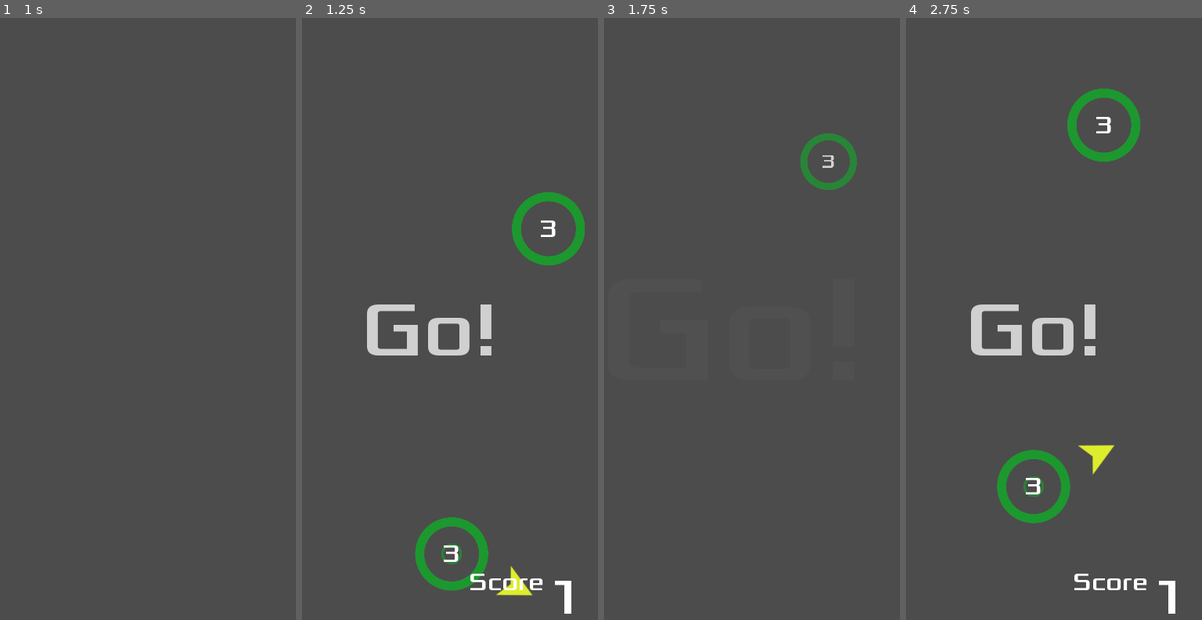
Above: before the commit, frames 1-4 (left to right).
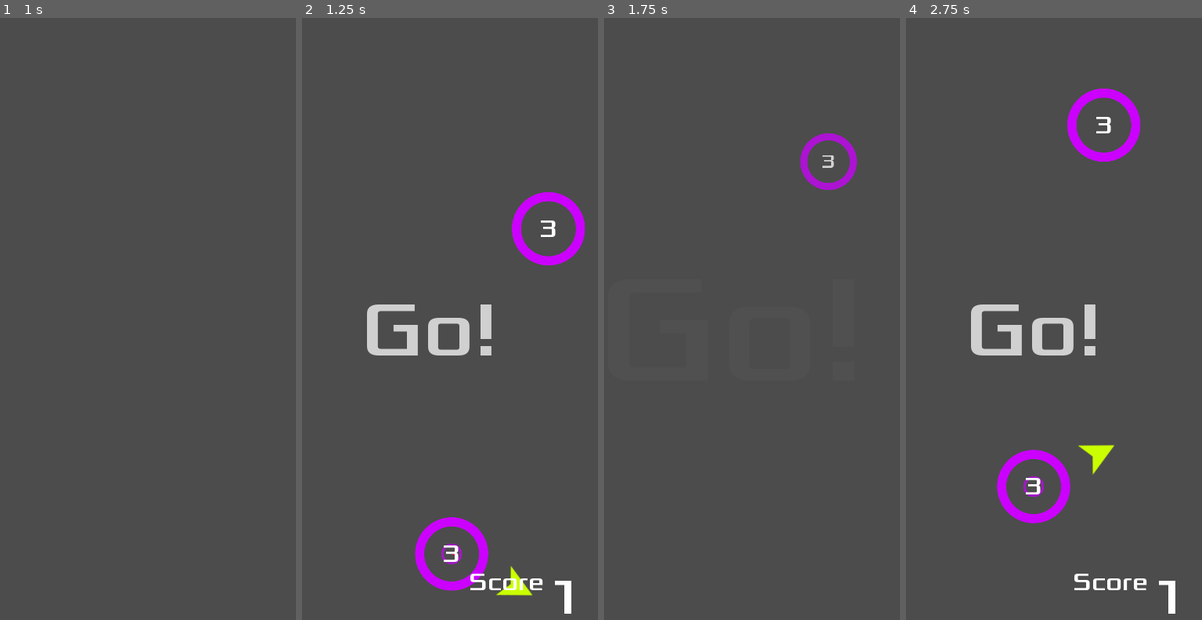
Above: after the commit, the same moments.

Repository: stewchan/circle-jump
Game: Godot game, scene res://objects/Main.tscn
Same seed, same stepped clock (60 frames per second), same inputs: the game is played once before the commit and once after it.
Inputs (mouse positions are in pixels of both pictures, inside the frame that each line leads up to):
- Up to frame 1 (1 s): click (59, 204) at 0.5 s
- Up to frame 2 (1.25 s): no input
- Up to frame 3 (1.75 s): move the mouse to (805, 300) at 1.27 s; click (805, 300) at 1.42 s
- Up to frame 4 (2.75 s): click (1071, 204) at 2 s

Frame 1 is identical in both runs. In frame 2, 2.4% of the frame differs, in the area x 38-96%, y 28-96%; in frame 3, 0.6%; in frame 4, 2.4%, in the area x 30-80%, y 11-84%.

Commit message:
Add levels

Diff:
--- a/objects/Circle.gd
+++ b/objects/Circle.gd
@@ -16,16 +16,22 @@
 
 func set_mode(_mode):
 	mode = _mode
+	var color
 	match mode:
 		MODES.STATIC:
 			$Label.hide()
+			color = Settings.theme["circle_static"]
 		MODES.LIMITED:
 			current_orbit = MAX_ORBITS
 			$Label.text = str(current_orbit)
 			$Label.show()
+			color = Settings.theme["circle_limited"]
+	$Sprite.material.set_shader_param("color", color)
 
 
 func init(_position, _radius := radius, _mode = MODES.LIMITED) -> void:
+	$Sprite.material = $Sprite.material.duplicate()
+	$SpriteEffect.material = $Sprite.material
 	set_mode(_mode)
 	add_to_group("circles")
 	position = _position
@@ -86,6 +92,12 @@
 
 func _draw():
 	if jumper:
+		var color = Settings.theme["circle_fill"]
 		var r = ((radius - 50) / MAX_ORBITS) * (1 + MAX_ORBITS - current_orbit)
-		draw_circle_arc_poly(Vector2.ZERO, r, orbit_start + PI/2,
-							$Pivot.rotation + PI/2, Color(1, 0, 0))
+		draw_circle_arc_poly(
+			Vector2.ZERO,
+			r,
+			orbit_start + PI/2,
+			$Pivot.rotation + PI/2,
+			color
+		)
--- a/objects/Jumper.gd
+++ b/objects/Jumper.gd
@@ -14,6 +14,8 @@
 
 
 func _ready() -> void:
+	$Sprite.material.set_shader_param("color", Settings.theme["player_body"])
+#	$Trail/Points.default_color = Settings.theme["player_trail"]
 	trail.position = position
 
 
--- a/objects/Main.gd
+++ b/objects/Main.gd
@@ -4,7 +4,8 @@
 var Jumper = preload("res://objects/Jumper.tscn")
 
 var player
-var score
+var score := 0 setget set_score
+var level := 0
 
 
 func _ready() -> void:
@@ -20,7 +21,8 @@
 	player.connect("captured", self, "_on_Jumper_captured")
 	player.connect("died", self, "_on_Jumper_died")
 	spawn_circle($StartPosition.position)
-	score = 0
+	self.score = 0
+	level = 1
 	$HUD.update_score(score)
 	$HUD.show()
 	$HUD.show_message("Go!")
@@ -28,9 +30,16 @@
 		$Music.play()
 
 
+func set_score(value):
+	score = value
+	$HUD.update_score(score)
+	if score > 0 and score % Settings.circles_per_level == 0:
+		level += 1
+		$HUD.show_message("Level %s" % str(level))
+
+
 func _on_Jumper_captured(object):
-	score += 1
-	$HUD.update_score(score)
+	self.score += 1
 	$Camera2D.position = object.position
 	object.capture(player)
 	call_deferred("spawn_circle")
--- a/ui/BaseScreen.gd
+++ b/ui/BaseScreen.gd
@@ -9,10 +9,12 @@
 
 
 func appear() -> void:
+	get_tree().call_group("buttons", "set_disabled", false)
 	tween.interpolate_property(self, "offset:x", 500, 0, 0.5, Tween.TRANS_BACK, Tween.EASE_IN_OUT)
 	tween.start()
 
 
 func disappear() -> void:
+	get_tree().call_group("buttons", "set_disabled", true)
 	tween.interpolate_property(self, "offset:x", 0, 500, 0.4, Tween.TRANS_BACK, Tween.EASE_IN_OUT)
 	tween.start()
